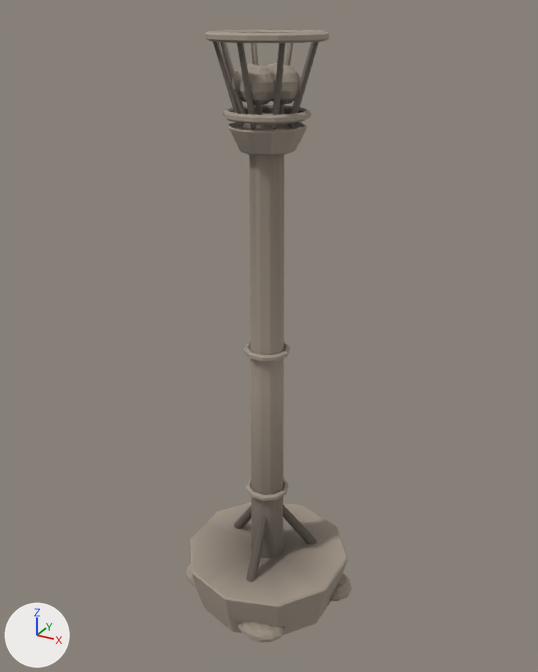
Two versions of the glTF model assets/models/p_torchpost.glb, one commit apart.
Camera for both pictures: a 50 mm camera at (1.44, -2.61, 2.71) aimed at (-0.01, 0.03, 1.39). The lights are fixed; the arrows at lower left show +X, +Y and +Z. The older version comes first.

In view in the first picture: 'torchpost'.
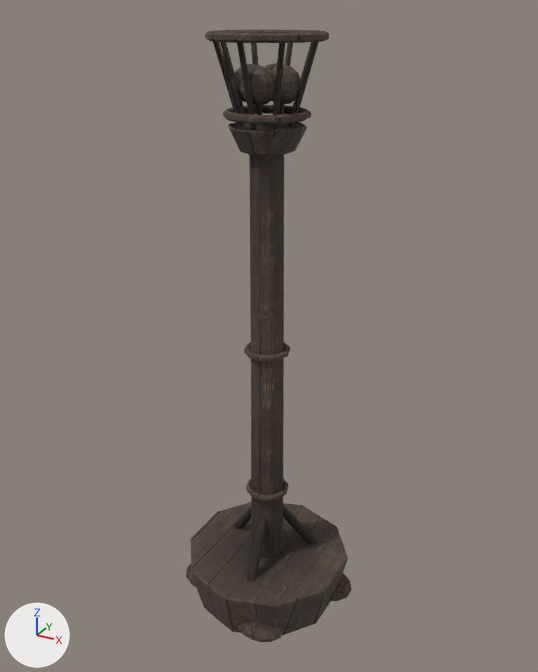
Edits to the bpy script that builds the scene:
```text
Add img_t_wood_d:
    img_t_wood_d = load_image('t_wood_d', '_unpacked/t_wood_d', 1024, 1024, 'sRGB')
Change mat_torchpost:
    where n2 = _N.new('ShaderNodeMix'); n2.name = 'Mix'
    remove n2.inputs[7].default_value = (0.38, 0.32, 0.26, 1.0)  # 'B', beige #a6998b
    add n4 = _N.new('ShaderNodeTexImage'); n4.name = 'Image Texture'
    add n4.image = img_t_wood_d
    where n3 = _N.new('ShaderNodeVertexColor'); n3.name = 'Color Attribute'
    remove _L.new(n3.outputs[0], n2.inputs[6])  # 'Color' to 'A'
    add _L.new(n3.outputs[0], n2.inputs[7])  # 'Color' to 'B'
    add _L.new(n4.outputs[0], n2.inputs[6])  # 'Color' to 'A'
```

Changed parts and their boxes [x1, y1, x2, y2] in the pictures (538 x 672 px):
'torchpost', surface changed (darker): [186, 30, 352, 642] in both
